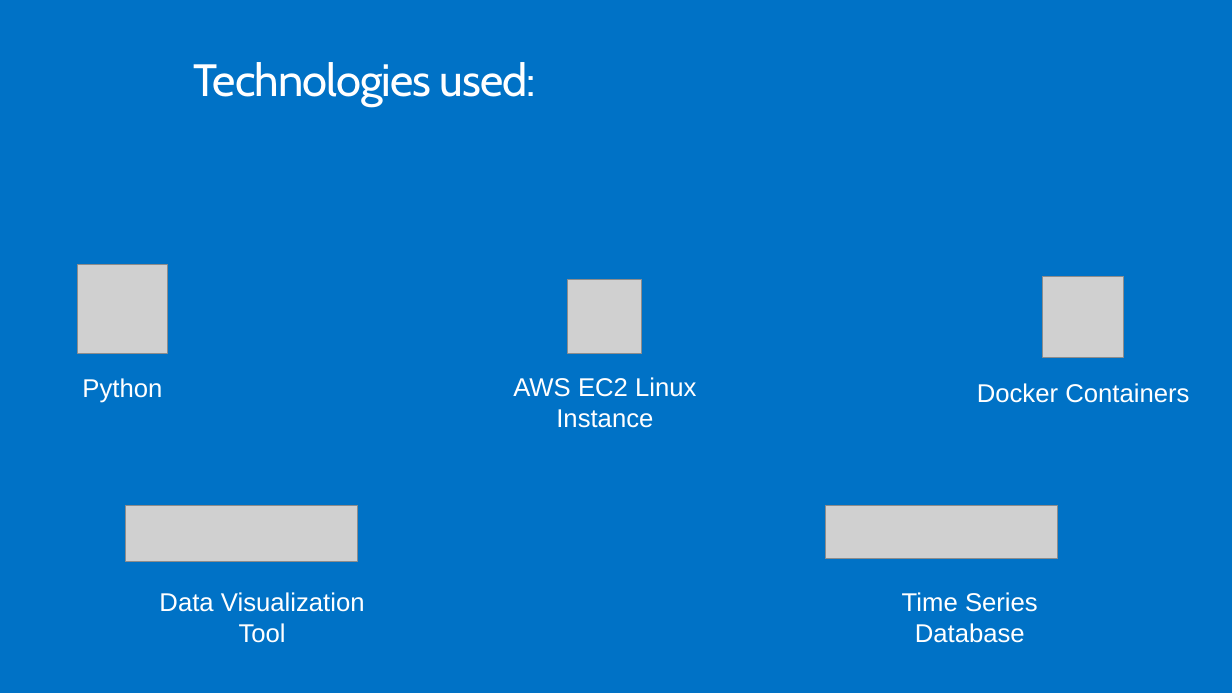
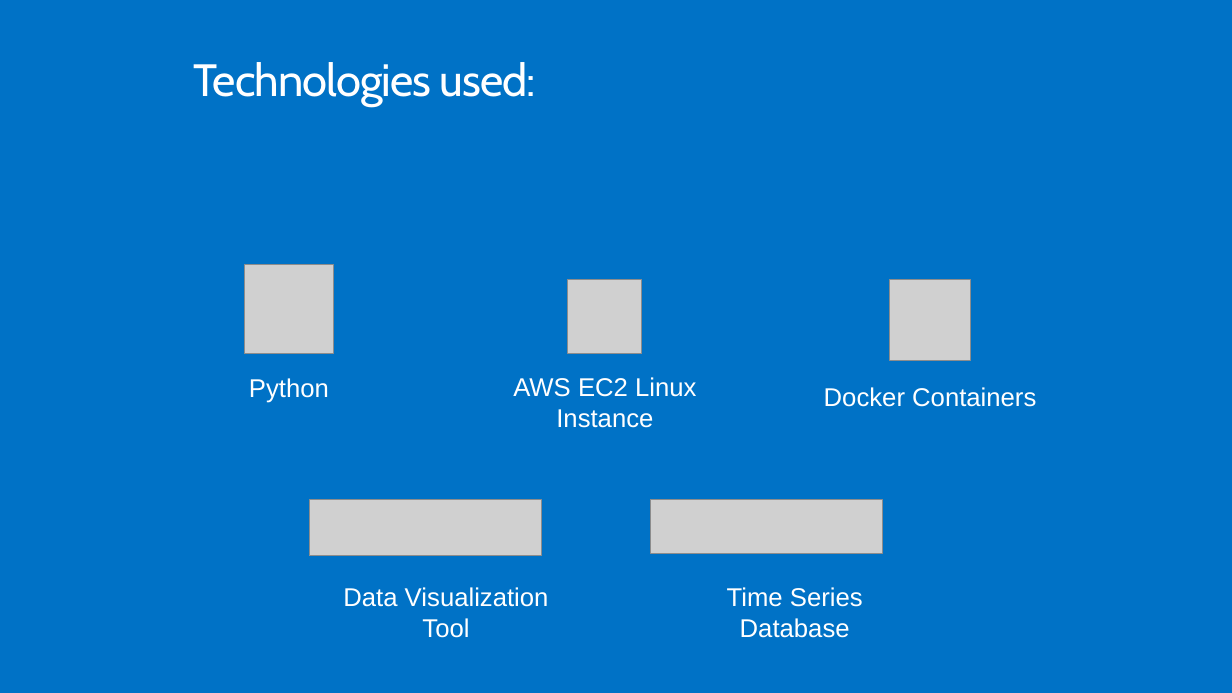
Before and after one commit to jecastrom/data_mid_bootcamp_project_classification, a slide deck: slide 6 of Mid-Bootcamp-Project-Deck-1.pptx (slide 5 before the commit). Drawn at 1232x693 pixels with LibreOffice and Linux fonts; fonts in the diff are those of the drawing; grey boxes stand for pictures; background and template pictures are left out. Boxes give left, top, right and bottom in pixels: in the first picture for what was removed or moved away, otherwise in the second. Text is boxed around its words. In the diff, an @@ line names an element or a change of style, - is before the commit and + after.

```diff
--- a/Mid-Bootcamp-Project-Deck-1.pptx
+++ b/Mid-Bootcamp-Project-Deck-1.pptx
@@ picture: place and size @@
-picture at [78,264,166,353]
+picture at [244,264,333,353]
@@ picture: place and size @@
-picture at [1043,276,1124,357]
+picture at [890,280,970,360]
@@ text "Python": place and size @@
-text "Python" at [82,378,162,403]
+text "Python" at [249,378,329,403]
@@ text "Docker Containers": place and size @@
-text "Docker Containers" at [977,383,1189,403]
+text "Docker Containers" at [824,387,1036,407]
@@ picture: place and size @@
-picture at [126,506,358,562]
+picture at [310,500,542,556]
@@ picture: place and size @@
-picture at [826,506,1058,559]
+picture at [651,500,883,554]
@@ text "Data Visualization Tool": place and size @@
-text "Data Visualization Tool" at [159,592,365,643]
+text "Data Visualization Tool" at [343,587,549,638]
@@ text "Time Series Database": place and size @@
-text "Time Series Database" at [902,592,1038,643]
+text "Time Series Database" at [727,587,863,638]
```
Also in this commit, not shown: 5 other slides changed, 1 slide added, 2 slides removed.
